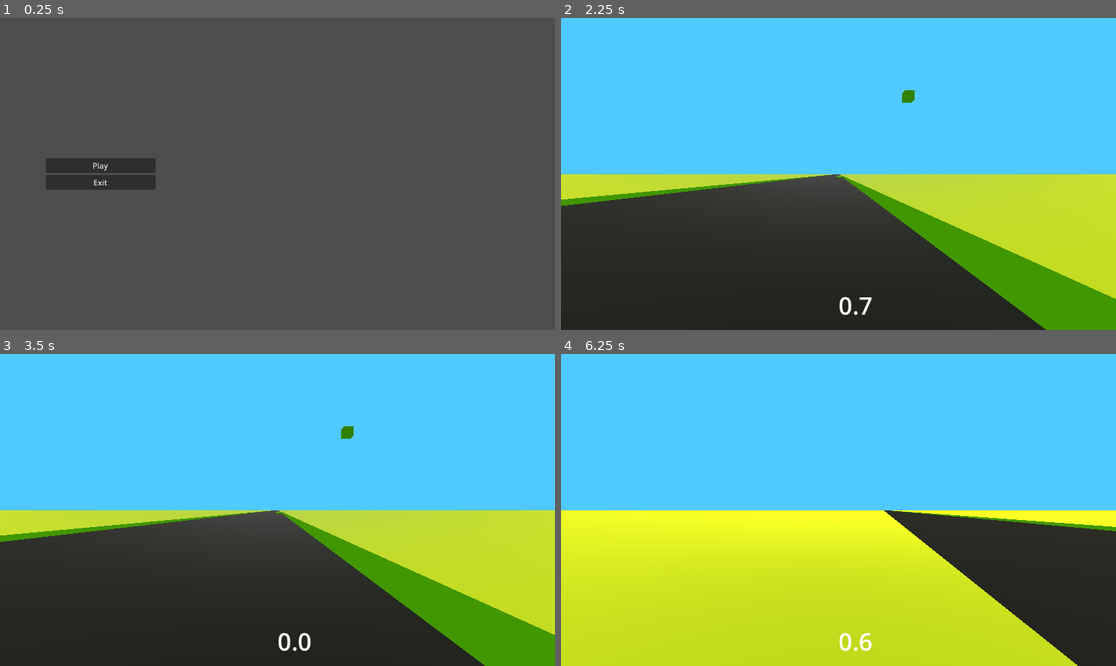
Above: before the commit, frames 1-4 (two rows, left to right).
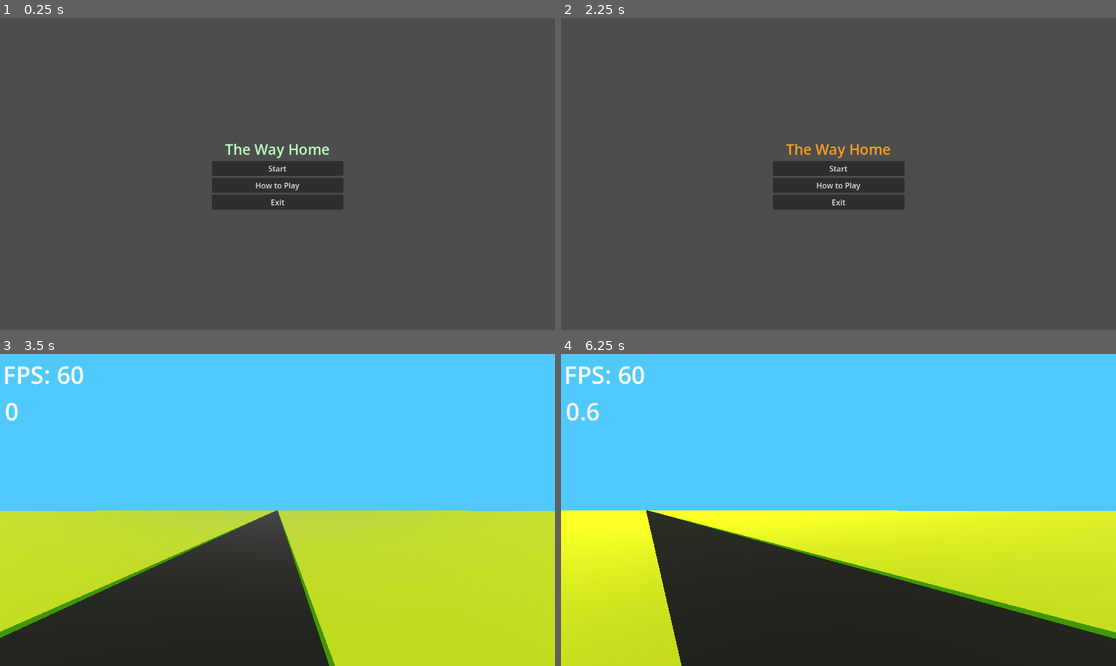
Above: after the commit, the same moments.

Repository: VHSDIR/thewayhome
Game: Godot game, scene res://scenes/main_menu.tscn
Same seed, same stepped clock (60 frames per second), same inputs: the game is played once before the commit and once after it.
Inputs (mouse positions are in pixels of both pictures, inside the frame that each line leads up to):
- Up to frame 1 (0.25 s): no input
- Up to frame 2 (2.25 s): click (838, 186) at 0.5 s, where only the run after the commit has a clickable "How to Play"; click (838, 186) at 1.25 s, where only the run after the commit has a clickable "Go Back"; click (660, 164) at 2 s, where only the run before the commit has a clickable "Play"
- Up to frame 3 (3.5 s): click (277, 503) at 2.75 s, where only the run after the commit has a clickable "Start"
- Up to frame 4 (6.25 s): tap Enter at 3.5 s; hold D (rotate_right) 3.53-4.28 s; hold W (move_front) 3.53-4.28 s; hold S (move_back) 4.28-5.03 s; tap W (move_front) at 4.35, 5.85 s; hold W (move_front) 5.03-5.78 s; hold D (rotate_right) from 5.03 s (still down)

The runs differ from the first frame. In frame 1, 5.4% of the frame differs, in the area x 8-62%, y 40-62%; in frame 2, 98%, in the area x 0-100%, y 0-100%; in frame 3, 22%; in frame 4, 33%.

Commit message:
Add files via upload
update

Diff:
--- a/src/project.godot
+++ b/src/project.godot
@@ -10,7 +10,7 @@
 
 [application]
 
-config/name="src"
+config/name="The Way Home"
 config/version="1.0"
 run/main_scene="res://scenes/main_menu.tscn"
 config/features=PackedStringArray("4.3", "Forward Plus")
--- /dev/null
+++ b/src/scenes/help_menu.tscn
@@ -0,0 +1,42 @@
+[gd_scene load_steps=2 format=3 uid="uid://dddktftjb2dnj"]
+
+[ext_resource type="Script" path="res://scripts/help_menu.gd" id="1_ct68e"]
+
+[node name="HowToPlay" type="Control"]
+layout_mode = 3
+anchors_preset = 15
+anchor_right = 1.0
+anchor_bottom = 1.0
+grow_horizontal = 2
+grow_vertical = 2
+script = ExtResource("1_ct68e")
+
+[node name="MarginContainer" type="MarginContainer" parent="."]
+layout_mode = 1
+anchors_preset = 8
+anchor_left = 0.5
+anchor_top = 0.5
+anchor_right = 0.5
+anchor_bottom = 0.5
+offset_left = -136.5
+offset_top = -50.5
+offset_right = 136.5
+offset_bottom = 50.5
+grow_horizontal = 2
+grow_vertical = 2
+
+[node name="VBoxContainer" type="VBoxContainer" parent="MarginContainer"]
+layout_mode = 2
+
+[node name="Label" type="Label" parent="MarginContainer/VBoxContainer"]
+layout_mode = 2
+theme_override_font_sizes/font_size = 40
+text = "Text Label"
+horizontal_alignment = 1
+vertical_alignment = 1
+
+[node name="Back" type="Button" parent="MarginContainer/VBoxContainer"]
+layout_mode = 2
+text = "Go Back"
+
+[connection signal="pressed" from="MarginContainer/VBoxContainer/Back" to="." method="_on_back_pressed"]
--- a/src/scenes/main.tscn
+++ b/src/scenes/main.tscn
@@ -24,15 +24,6 @@
 [node name="Node3D2" parent="Level" instance=ExtResource("1_w5kyn")]
 transform = Transform3D(1, 0, 0, 0, 1, 0, 0, 0, 1, 11.4036, -4.84818, 35.2749)
 
-[node name="Node3D3" parent="Level" instance=ExtResource("1_w5kyn")]
-transform = Transform3D(1, 0, 0, 0, 1, 0, 0, 0, 1, -0.256447, 1.14863, 26.7197)
-
-[node name="Node3D4" parent="Level" instance=ExtResource("1_w5kyn")]
-transform = Transform3D(1, 0, 0, 0, 1, 0, 0, 0, 1, -7.56484, 10.3123, 22.5948)
-
-[node name="Node3D6" parent="Level" instance=ExtResource("1_w5kyn")]
-transform = Transform3D(1, 0, 0, 0, 1, 0, 0, 0, 1, 3.20302, 0.981137, 89.3582)
-
 [node name="Node3D7" parent="Level" instance=ExtResource("1_w5kyn")]
 transform = Transform3D(1, 0, 0, 0, 1, 0, 0, 0, 1, 3.96629, 0.871014, 44.1006)
 
@@ -41,7 +32,7 @@
 script = ExtResource("2_xrftk")
 
 [node name="Camera3D" type="Camera3D" parent="CharacterBody3D"]
-transform = Transform3D(-1, 0, -8.74228e-08, 0, 1, 0, 8.74228e-08, 0, -1, 0, 1, 0)
+transform = Transform3D(-1, 0, -8.74228e-08, 0, 1, 0, 8.74228e-08, 0, -1, 0, 1.61059, 0)
 
 [node name="CollisionShape3D" type="CollisionShape3D" parent="CharacterBody3D"]
 transform = Transform3D(1, 0, 0, 0, 1, 0, 0, 0, 1, 0, 1, 0)
@@ -56,14 +47,23 @@
 offset_bottom = 314.0
 
 [node name="Label" type="Label" parent="CharacterBody3D/Control"]
+layout_mode = 1
+offset_left = -293.0
+offset_top = -115.0
+offset_right = -139.0
+offset_bottom = -45.0
+theme_override_font_sizes/font_size = 50
+text = "0"
+vertical_alignment = 1
+
+[node name="FPS" type="Label" parent="CharacterBody3D/Control"]
 layout_mode = 0
-offset_left = 188.0
-offset_top = 363.0
-offset_right = 429.0
-offset_bottom = 433.0
+offset_left = -297.0
+offset_top = -191.0
+offset_right = -143.0
+offset_bottom = -121.0
 theme_override_font_sizes/font_size = 50
-text = "20.2"
-horizontal_alignment = 1
+text = "FPS: 0"
 vertical_alignment = 1
 
 [node name="terrain" parent="." instance=ExtResource("3_x3jfn")]
--- a/src/scenes/main_menu.tscn
+++ b/src/scenes/main_menu.tscn
@@ -1,6 +1,7 @@
-[gd_scene load_steps=2 format=3 uid="uid://clsftf0b26r7h"]
+[gd_scene load_steps=3 format=3 uid="uid://clsftf0b26r7h"]
 
 [ext_resource type="Script" path="res://scripts/main_menu.gd" id="1_ypld2"]
+[ext_resource type="Script" path="res://scripts/rainbow.gd" id="2_wwvy4"]
 
 [node name="MainMenu" type="Control"]
 layout_mode = 3
@@ -13,28 +14,41 @@
 
 [node name="MarginContainer" type="MarginContainer" parent="."]
 layout_mode = 1
-anchors_preset = 4
+anchors_preset = 8
+anchor_left = 0.5
 anchor_top = 0.5
+anchor_right = 0.5
 anchor_bottom = 0.5
-offset_left = 95.0
-offset_top = -33.0
-offset_right = 323.0
-offset_bottom = 33.0
+offset_left = -136.5
+offset_top = -50.5
+offset_right = 136.5
+offset_bottom = 50.5
+grow_horizontal = 2
 grow_vertical = 2
 
 [node name="VBoxContainer" type="VBoxContainer" parent="MarginContainer"]
 layout_mode = 2
 
-[node name="Play" type="Button" parent="MarginContainer/VBoxContainer"]
+[node name="Label" type="Label" parent="MarginContainer/VBoxContainer"]
 layout_mode = 2
-text = "Play
-"
+theme_override_font_sizes/font_size = 30
+text = "The Way Home"
+horizontal_alignment = 1
+vertical_alignment = 1
+script = ExtResource("2_wwvy4")
+
+[node name="Start" type="Button" parent="MarginContainer/VBoxContainer"]
+layout_mode = 2
+text = "Start"
+
+[node name="How to Play" type="Button" parent="MarginContainer/VBoxContainer"]
+layout_mode = 2
+text = "How to Play"
 
 [node name="Exit" type="Button" parent="MarginContainer/VBoxContainer"]
 layout_mode = 2
 text = "Exit"
 
-[connection signal="pressed" from="MarginContainer/VBoxContainer/Play" to="." method="_on_play_pressed"]
-[connection signal="pressed" from="MarginContainer/VBoxContainer/Play" to="." method="_on_start_pressed"]
+[connection signal="pressed" from="MarginContainer/VBoxContainer/Start" to="." method="_on_start_pressed"]
+[connection signal="pressed" from="MarginContainer/VBoxContainer/How to Play" to="." method="_on_how_to_play_pressed"]
 [connection signal="pressed" from="MarginContainer/VBoxContainer/Exit" to="." method="_on_exit_pressed"]
-[connection signal="pressed" from="MarginContainer/VBoxContainer/Exit" to="." method="_on_start_pressed"]
--- a/src/scenes/terrain.tscn
+++ b/src/scenes/terrain.tscn
@@ -13,22 +13,22 @@
 [node name="CharacterBody3D" type="CharacterBody3D" parent="."]
 
 [node name="MeshInstance3D3" type="MeshInstance3D" parent="CharacterBody3D"]
-transform = Transform3D(495, 0, 0, 0, 1, 0, 0, 0, 1000, -250, 0.2, 0)
+transform = Transform3D(495, 0, 0, 0, 1, 0, 0, 0, 10000, -250, 0.2, 0)
 material_override = ExtResource("2_v8c2m")
 mesh = SubResource("BoxMesh_5x3jh")
 skeleton = NodePath("../MeshInstance3D2")
 
 [node name="MeshInstance3D2" type="MeshInstance3D" parent="CharacterBody3D"]
-transform = Transform3D(495, 0, 0, 0, 1, 0, 0, 0, 1000, 250, 0.1, 0)
+transform = Transform3D(495, 0, 0, 0, 1, 0, 0, 0, 10000, 250, 0.1, 0)
 material_override = ExtResource("2_v8c2m")
 mesh = SubResource("BoxMesh_5x3jh")
 
 [node name="MeshInstance3D" type="MeshInstance3D" parent="CharacterBody3D"]
-transform = Transform3D(1000, 0, 0, 0, 1, 0, 0, 0, 1000, 0, 0, 0)
+transform = Transform3D(100, 0, 0, 0, 1, 0, 0, 0, 10000, 0, 0, 0)
 material_override = ExtResource("1_cmp5j")
 mesh = SubResource("BoxMesh_5x3jh")
 skeleton = NodePath("../..")
 
 [node name="CollisionShape3D" type="CollisionShape3D" parent="CharacterBody3D"]
-transform = Transform3D(1000, 0, 0, 0, 1, 0, 0, 0, 1000, 0, 0, 0)
+transform = Transform3D(10000, 0, 0, 0, 1, 0, 0, 0, 10000, 0, 0.889863, 0)
 shape = SubResource("BoxShape3D_8ngm5")
--- /dev/null
+++ b/src/scripts/global.gd
@@ -0,0 +1,2 @@
+class_name global
+extends Node3D
--- /dev/null
+++ b/src/scripts/help_menu.gd
@@ -0,0 +1,4 @@
+class_name help_menu
+extends Control
+func _on_back_pressed() -> void:
+	get_tree().change_scene_to_file("res://scenes/main_menu.tscn")
--- a/src/scripts/main_menu.gd
+++ b/src/scripts/main_menu.gd
@@ -1,5 +1,8 @@
+class_name main_menu
 extends Control
-func _on_play_pressed():
+func _on_start_pressed() -> void:
 	get_tree().change_scene_to_file("res://scenes/main.tscn")
-func _on_exit_pressed():
+func _on_how_to_play_pressed() -> void:
+	get_tree().change_scene_to_file("res://scenes/help_menu.tscn")
+func _on_exit_pressed() -> void:
 	get_tree().quit()
--- a/src/scripts/player.gd
+++ b/src/scripts/player.gd
@@ -1,52 +1,52 @@
+class_name player
 extends CharacterBody3D
-
 var CURRENT_SPEED = 0
-const ROTATION_SPEED = 1.5
-var PREVIOUS_POSITION: Vector3;
-
-@export var camera_node : Node3D
-
+const MAX_SPEED = 10.0
+const ROTATION_SPEED = 2.0
+var PREVIOUS_POSITION: Vector3
+@export var camera_node: Node3D
 func float_to_speed(value: float) -> String:
-	# "%.1f" formats the float to one decimal point
-	return "%0.1f" % value
-
+	var rounded_value = round(value)
+	if abs(value - rounded_value) < 0.1:
+		return "%d" % int(rounded_value)
+	else:
+		return "%0.1f" % value
+func get_speed_color(speed: float) -> Color:
+	var t = speed / MAX_SPEED
+	return Color(1, 1 - t, 1 - t)
+func _process(_delta):
+	if Input.is_action_just_pressed("ui_cancel"):
+		get_tree().change_scene_to_file("res://scenes/main_menu.tscn")
 func _physics_process(delta):
 	if PREVIOUS_POSITION == null:
-		PREVIOUS_POSITION = global_position;
-
+		PREVIOUS_POSITION = global_position
 	if not is_on_floor():
 		velocity += get_gravity() * delta
-
-	var isAcceleratePressed = Input.is_action_pressed("move_front");
+	var isAcceleratePressed = Input.is_action_pressed("move_front")
 	if isAcceleratePressed:
 		CURRENT_SPEED += delta
 	elif CURRENT_SPEED > 0:
 		CURRENT_SPEED -= delta
 		if CURRENT_SPEED < 0:
-			CURRENT_SPEED = 0;
-
+			CURRENT_SPEED = 0
+	CURRENT_SPEED = clamp(CURRENT_SPEED, 0, MAX_SPEED)
 	var input_dir = Input.get_vector("rotate_left", "rotate_right", "move_back", "move_front")
-	var direction = (transform.basis * Vector3(
-		input_dir.x,
-		0,
-		1 # jedynka ale nie wiem czemu
-	)).normalized()
+	var direction = (transform.basis * Vector3(input_dir.x, 0, 1)).normalized()
 	if direction:
-		velocity.x = CURRENT_SPEED * direction.x;
-		velocity.z = CURRENT_SPEED * direction.z;
+		velocity.x = CURRENT_SPEED * direction.x
+		velocity.z = CURRENT_SPEED * direction.z
 	else:
 		velocity.x = move_toward(velocity.x, 0, CURRENT_SPEED)
 		velocity.z = move_toward(velocity.z, 0, CURRENT_SPEED)
-
 	if Input.is_action_pressed("rotate_left"):
 		rotate_y(ROTATION_SPEED * delta)
 	elif Input.is_action_pressed("rotate_right"):
 		rotate_y(-ROTATION_SPEED * delta)
-
 	var distance = position.distance_to(PREVIOUS_POSITION)
 	var speed = distance / delta
 	PREVIOUS_POSITION = position
-
-	$Control/Label.text = float_to_speed(speed);
-
+	$Control/Label.text = float_to_speed(speed)
+	$Control/Label.modulate = get_speed_color(CURRENT_SPEED)
+	var fps = Engine.get_frames_per_second()
+	$Control/FPS.text = "FPS: %d" % fps
 	move_and_slide()
--- /dev/null
+++ b/src/scripts/rainbow.gd
@@ -0,0 +1,9 @@
+class_name rainbow
+extends Label
+var time_passed = 0.0
+func _process(delta):
+	time_passed += delta
+	var r = 0.5 + 0.5 * sin(time_passed * 2.0)
+	var g = 0.5 + 0.5 * sin(time_passed * 2.0 + PI / 3.0)
+	var b = 0.5 + 0.5 * sin(time_passed * 2.0 + 2 * PI / 3.0)
+	modulate = Color(r, g, b)
